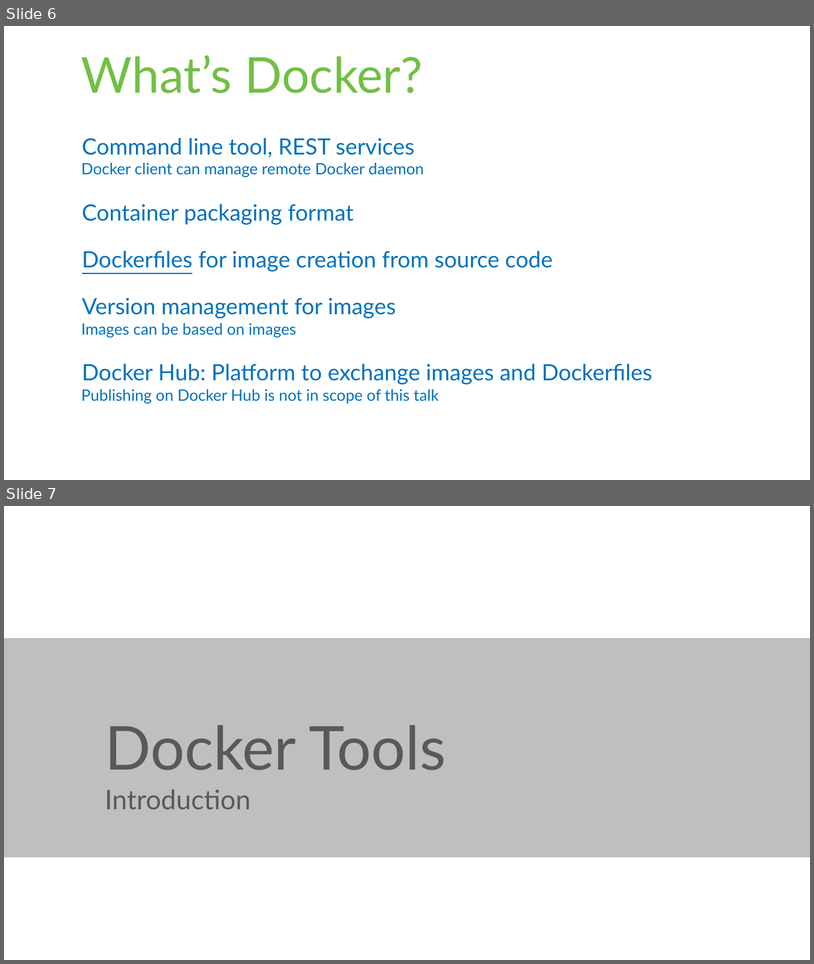
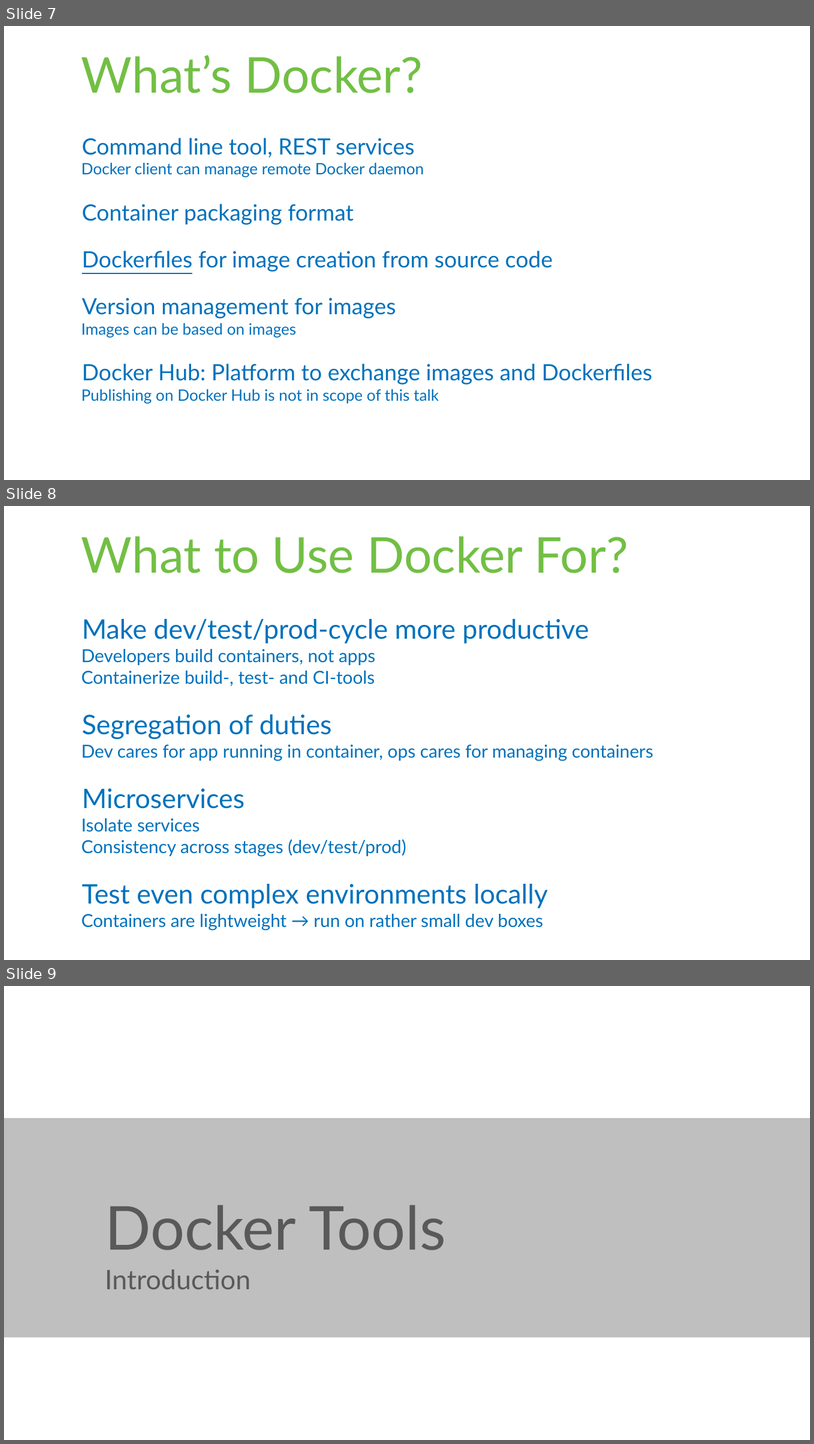
Before and after one commit to rstropek/DockerVS2015Intro, a slide deck: slides/Docker-Workshop.pptx. Shown one above the other, each under a label of ours: slides 6 and 7 before the commit, slides 7, 8 and 9 after it. The pictures are 814x964 and 814x1444 pixels, drawn with LibreOffice and Linux fonts; fonts in the diff are those of the drawing. Boxes give left, top, right and bottom in pixels: in the first picture for what was removed or moved away, otherwise in the second. Text is boxed around its words. In the diff, an @@ line names an element or a change of style, - is before the commit and + after.

```diff
--- a/slides/Docker-Workshop.pptx
+++ b/slides/Docker-Workshop.pptx
@@ slide 8 added at (4, 506, 810, 960), background #FFFFFF @@
@@ title added at (81, 536, 629, 573), 44 pt, text #72BF44 @@
+What to Use Docker For?
@@ text added at (81, 619, 654, 930), 16 pt, text #0071BC @@
+Make dev/test/prod-cycle more productive
+  Developers build containers, not apps
+  Containerize build-, test- and CI-tools
+Segregation of duties
+  Dev cares for app running in container, ops cares for managing containers
+Microservices
+  Isolate services
+  Consistency across stages (dev/test/prod)
+Test even complex environments locally
+  Containers are lightweight → run on rather small dev boxes
@@ what was slide 6 is now slide 7 @@
@@ what was slide 7 is now slide 9 @@
```
Also in this commit, not shown: 2 slides changed, 2 other slides added, 1 other file.
